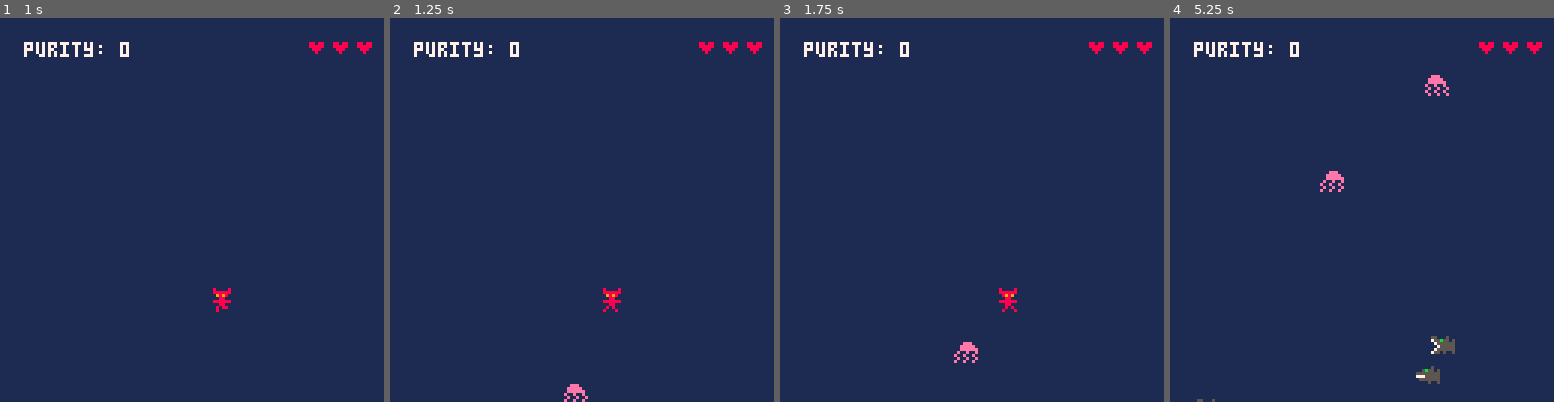
Above: before the commit, frames 1-4 (left to right).
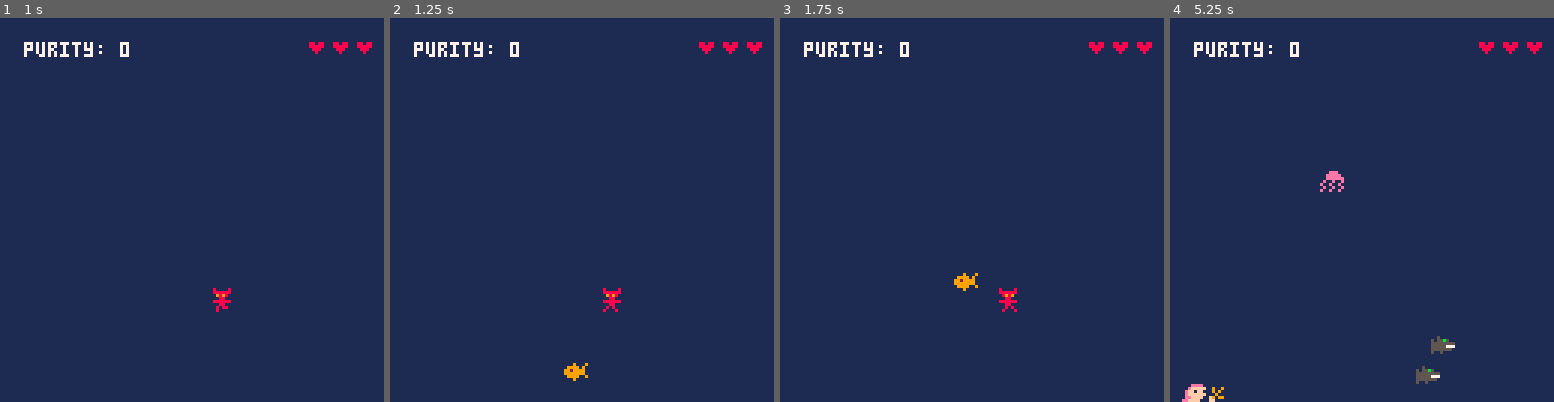
Above: after the commit, the same moments.

Repository: MCSDWVL/picopcp
Game: PICO-8 cartridge helloworld.p8
Same seed, same stepped clock (60 frames per second), same inputs: the game is played once before the commit and once after it.
Inputs:
- Up to frame 1 (1 s): no input
- Up to frame 2 (1.25 s): no input
- Up to frame 3 (1.75 s): hold Right from 1.6 s (still down)
- Up to frame 4 (5.25 s): release Right at 2.1 s; hold Up 2.15-2.42 s; hold Right 2.47-3.03 s; hold Left 3.08-3.58 s; hold Down 3.63-3.97 s; hold Right 4.02-4.68 s; hold Up 4.73-5.03 s; hold Left from 5.08 s (still down)

Frame 1 is identical in both runs. In frame 2, 0.3% of the frame differs, in the area x 45-52%, y 89-100%; in frame 3, 0.3%; in frame 4, 0.7%, in the area x 3-75%, y 14-100%.

Commit message:
more sea creatures

Diff:
--- a/helloworld.p8
+++ b/helloworld.p8
@@ -199,8 +199,33 @@
    end,
  },
  mermaid = {
+   spr_w=2,
+   spr_h=2,
+   frames={22},
+   damping=1,
+   dx=0,
+   dy=-1,
+   frametime=1,
+   w=5,
+   h=5,
+   init = function(a)
+     if(a.x < pl.x) then
+       a.facing_right=true
+     end
+   end,
  },
  fish = {
+    spr_w=1,
+    spr_h=1,
+    frames={75},
+    damping=1,
+    dx=0,
+    dy=-2,
+    frametime=1,
+    w=5,
+    h=5,
+    is_innocent=true,
+    purity = 100,
  },
  shark = {
    spr_w=1,
@@ -209,7 +234,7 @@
    damping=0,
    dx=0,
    dy=0,
-   frametime=1,
+   frametime=3,
    w=5,
    h=5,
    update = function(a)
@@ -224,6 +249,9 @@
        -- slowly drift upwards
        a.dy = -0.3
      end
+
+     -- change facing?
+     a.facing_right = a.x < pl.x
    end,
  },
 
@@ -340,8 +368,12 @@
     spawns = {
       actor_prefabs.jellyfish,
       actor_prefabs.shark,
+      actor_prefabs.fish,
+      actor_prefabs.mermaid,
     },
-    init = function() end,
+    init = function()
+      pl.swimming = true
+    end,
     update = function() end,
     draw_bg=function()
      rectfill(0,0,127,127,1)
